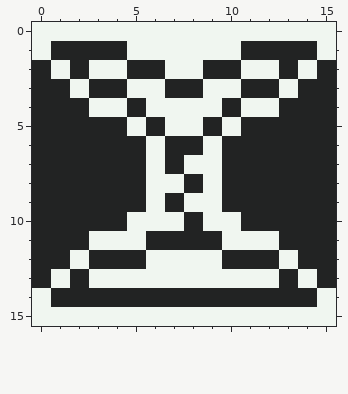
Two states of a pixel-art file, raw/ui/icons/actions/wait.aseprite. The first picture shows the starting point.
16x16 pixels, 1 frame.
Now the later version:
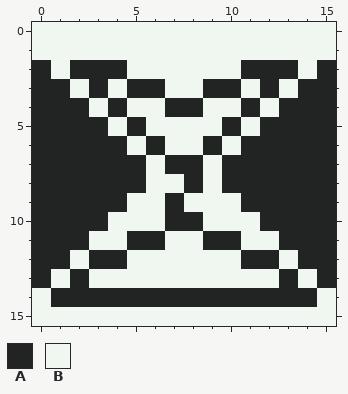
Palette (. is transparent): A #222323  B #f0f6f0
The author wrote: Updated wait button icon
The edit:
{"where": "layer \"Layer 1\""}
{"y":1,"x":1,"old":"AAAA","new":"BBBB"}
{"y":1,"x":11,"old":"AAAA","new":"BBBB"}
{"y":2,"x":3,"old":"BBAA","new":"AABB"}
{"y":2,"x":9,"old":"AABB","new":"BBAA"}
{"y":3,"x":4,"old":"ABBAABBA","new":"BAABBAAB"}
{"y":4,"x":4,"old":"BA","new":"AB"}
{"y":4,"x":7,"old":"BB","new":"AA"}
{"y":4,"x":10,"old":"AB","new":"BA"}
{"y":5,"x":4,"old":"ABA","new":"BAB"}
{"y":5,"x":9,"old":"ABA","new":"BAB"}
{"y":6,"x":5,"old":"ABAABA","new":"BABBAB"}
{"y":7,"x":8,"old":"B","new":"A"}
{"y":9,"x":5,"old":"A","new":"B"}
{"y":9,"x":10,"old":"A","new":"B"}
{"y":10,"x":4,"old":"A","new":"B"}
{"y":10,"x":7,"old":"B","new":"A"}
{"y":10,"x":11,"old":"A","new":"B"}
{"y":11,"x":5,"old":"B","new":"A"}
{"y":11,"x":7,"old":"AA","new":"BB"}
{"y":11,"x":10,"old":"B","new":"A"}
{"y":12,"x":5,"old":"A","new":"B"}
{"y":12,"x":10,"old":"A","new":"B"}
{"label":"changed","picture_box":[51,41,317,269]}
